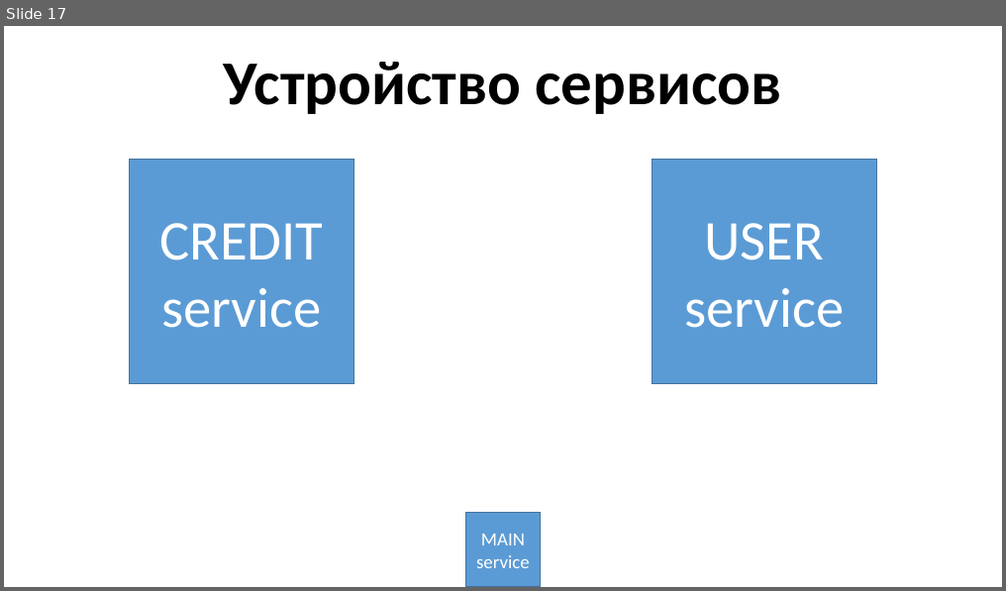
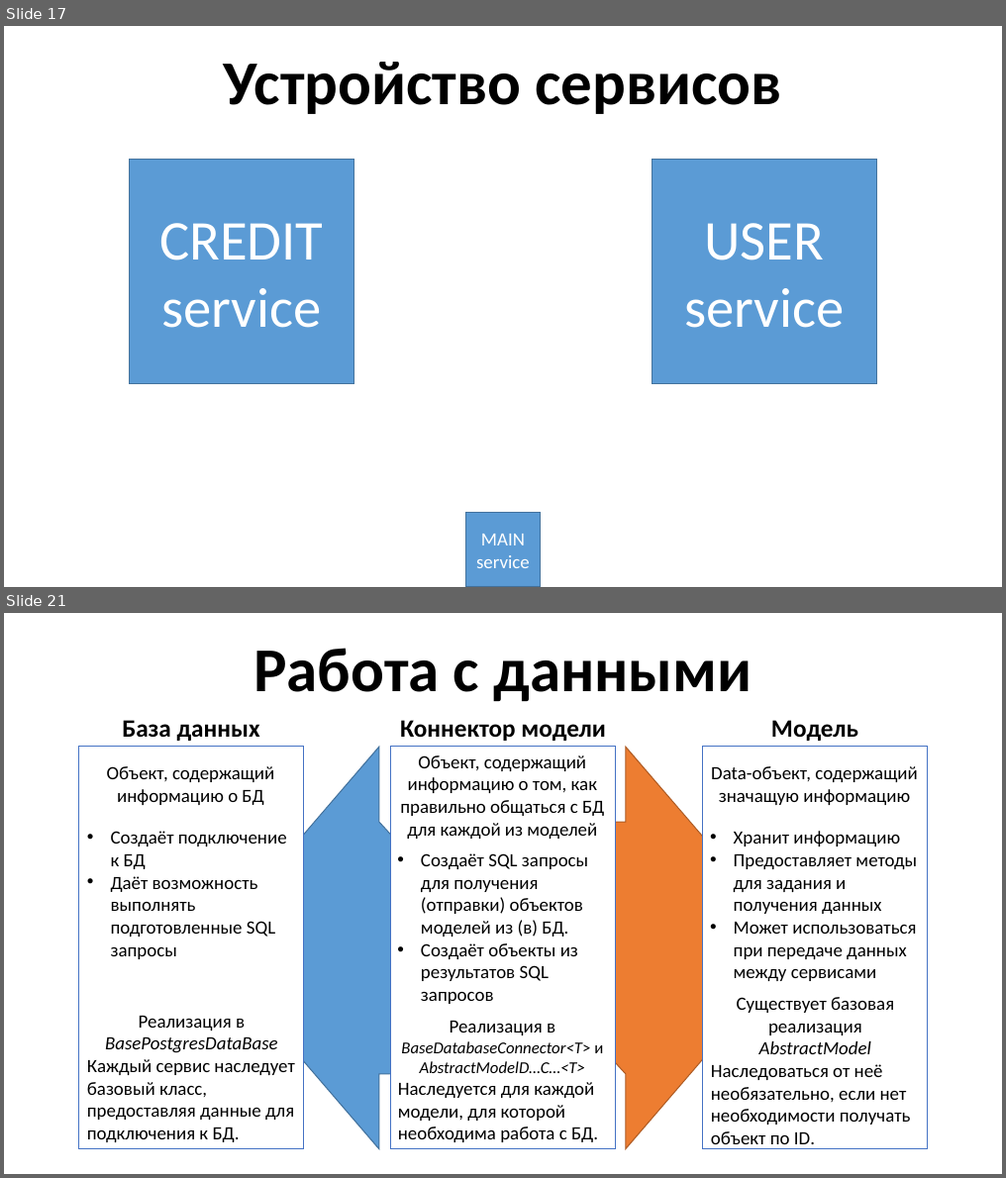
Before and after one commit to YoungTeurus/CreditAndUserServices, a slide deck: docs/Java 3 - presentation.pptx. Shown one above the other, each under a label of ours: slide 17 before the commit, slides 17 and 21 after it; the slides between them are not shown. The pictures are 1006x591 and 1006x1178 pixels, drawn with LibreOffice and Linux fonts; fonts in the diff are those of the drawing. Boxes give left, top, right and bottom in pixels: in the first picture for what was removed or moved away, otherwise in the second. Text is boxed around its words. In the diff, an @@ line names an element or a change of style, - is before the commit and + after.

Commit message:
ADD - Добавления по презентации (всё устройство сервлетов и работа с данными)

```diff
--- a/docs/Java 3 - presentation.pptx
+++ b/docs/Java 3 - presentation.pptx
@@ slide 21 added at [4,613,1002,1174], background #FFFFFF @@
@@ text added at [253,648,751,701], 60 pt, text #000000, bold @@
+Работа с данными
@@ text added at [122,720,260,741], 24 pt, text #000000, bold @@
+База данных
@@ text added at [400,720,606,741], 24 pt, text #000000, bold @@
+Коннектор модели
@@ text added at [771,720,858,741], 24 pt, text #000000, bold @@
+Модель
@@ rectangle added at [79,747,303,1149], fill #FFFFFF, outline #4472C4 1 pt @@
@@ freeform shape added at [206,747,611,1150], fill #5B9BD5, outline #43739E 1 pt @@
@@ rectangle added at [391,747,616,1149], fill #FFFFFF, outline #4472C4 1 pt @@
@@ freeform shape added at [395,747,799,1150], fill #ED7D31, outline #AF5C24 1 pt @@
@@ text added at [400,756,604,839], 18 pt, text #000000 @@
+Объект, содержащий информацию о том, как правильно общаться с БД для каждой из моделей
@@ rectangle added at [703,747,927,1149], fill #FFFFFF, outline #4472C4 1 pt @@
@@ text added at [107,766,274,805], 18 pt, text #000000 @@
+Объект, содержащий информацию о БД
@@ text added at [711,766,917,805], 18 pt, text #000000 @@
+Data-объект, содержащий значащую информацию
@@ text added at [111,831,287,959], 18 pt, text #000000 @@
+• Создаёт подключение к БД
+• Даёт возможность выполнять подготовленные SQL запросы
@@ text added at [734,831,917,981], 18 pt, text #000000 @@
+• Хранит информацию
+• Предоставляет методы для задания и получения данных
+• Может использоваться при передаче данных между сервисами
@@ text added at [421,854,588,1004], 18 pt, text #000000 @@
+• Создаёт SQL запросы для получения (отправки) объектов моделей из (в) БД.
+• Создаёт объекты из результатов SQL запросов
@@ text added at [711,997,911,1150], 18 pt, text #000000 @@
+Существует базовая реализация AbstractModel
+Наследоваться от неё необязательно, если нет необходимости получать объект по ID.
@@ text added at [87,1016,294,1143], 18 pt, text #000000 @@
+Реализация в BasePostgresDataBase
+Каждый сервис наследует базовый класс, предоставляя данные для подключения к БД.
@@ text added at [398,1021,603,1143], 18 pt, text #000000 @@
+Реализация в BaseDatabaseConnector<T> и AbstractModelD…C…<T>
+Наследуется для каждой модели, для которой необходима работа с БД.
```
Also in this commit, not shown: 1 slide changed, 3 other slides added, 1 other file.
